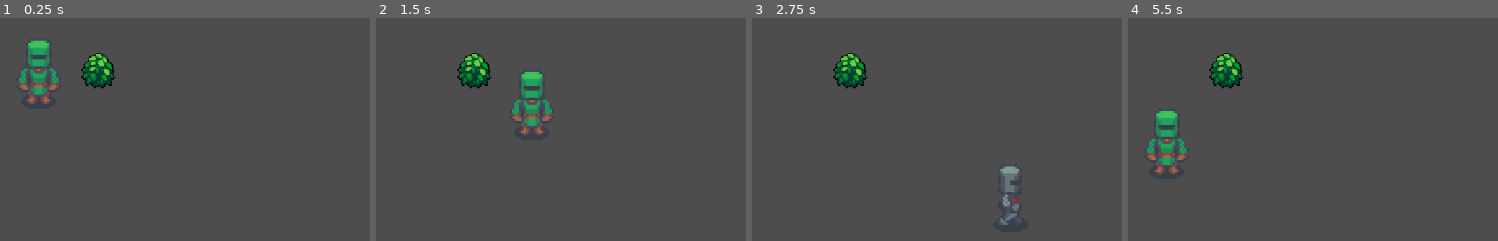
Above: before the commit, frames 1-4 (left to right).
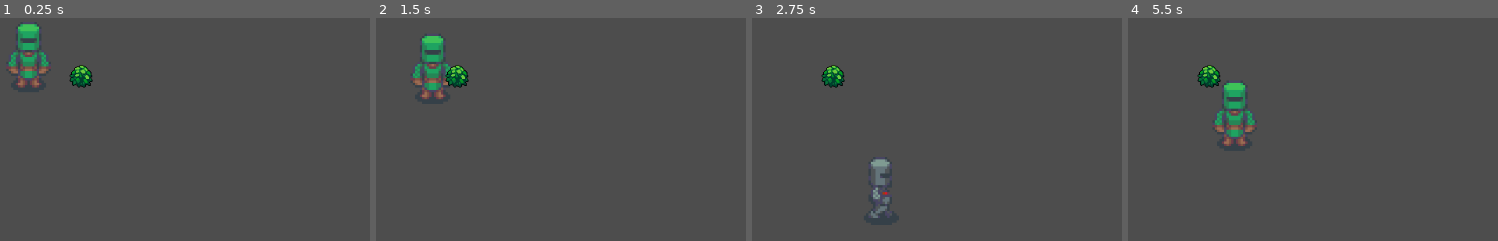
Above: after the commit, the same moments.

Repository: gonlarghero/godot_try
Game: Godot game, scene res://town/town.tscn
The game is run twice, just before and just after one commit, with the same random seed, the same clock (stepped at 60 frames per second) and the same inputs.
Inputs:
- Up to frame 1 (0.25 s): no input
- Up to frame 2 (1.5 s): tap Enter at 0.5 s; hold Right (ui_right) 0.53-1.28 s; hold Down (ui_down) from 1.28 s (still down)
- Up to frame 3 (2.75 s): release Down (ui_down) at 2.03 s; hold Right (ui_right) from 2.03 s (still down)
- Up to frame 4 (5.5 s): release Right (ui_right) at 2.78 s; hold Up (ui_up) 2.78-3.53 s; hold Left (ui_left) 3.53-5.03 s; hold Down (ui_down) from 5.03 s (still down)

The runs differ from the first frame. In frame 1, 3.7% of the frame differs, in the area x 1-32%, y 2-39%; in frame 2, 4.4%; in frame 3, 2.5%; in frame 4, 4.4%, in the area x 4-35%, y 15-70%.

Commit message:
add colission bush

Diff:
--- a/scripts/commons/character/movement.gd
+++ b/scripts/commons/character/movement.gd
@@ -1,17 +1,21 @@
 extends Node
 
 const MAX_SPEED = 200
+const ACCELERATION = 700
+const FRICTION = 700
 
-func move_main_character(character, delta, player_sprite):  # Recibir las referencias como argumentos
+func move_main_character(character, delta):  # Recibir las referencias como argumentos
 	var input_vector = Vector2.ZERO
 	input_vector.x = Input.get_action_strength("ui_right") - Input.get_action_strength("ui_left")
 	input_vector.y = Input.get_action_strength("ui_down") - Input.get_action_strength("ui_up")
+	input_vector = input_vector.normalized()
+
 	if input_vector != Vector2.ZERO:
-		character.velocity = input_vector
+		character.velocity = character.velocity.move_toward(input_vector * MAX_SPEED, ACCELERATION * delta);
 	else:
-		character.velocity = Vector2.ZERO
+		character.velocity = character.velocity.move_toward(Vector2.ZERO, FRICTION * delta)
 
-	character.move_and_collide(character.velocity * delta * MAX_SPEED)
+	character.move_and_slide()
 
 func animate_main_character(character, player_sprite):
 	if character.velocity.x != 0:
--- a/scripts/player/Player.gd
+++ b/scripts/player/Player.gd
@@ -8,6 +8,6 @@
 	map_limit.init_limit(self)
 
 func _physics_process(delta):
-	ch_movement.move_main_character(self, delta, $player_sprite)
+	ch_movement.move_main_character(self, delta)
 	ch_movement.animate_main_character(self, $player_sprite)
 	map_limit.set_limit(self);
--- a/town/town.tscn
+++ b/town/town.tscn
@@ -83,26 +83,31 @@
 }]
 
 [sub_resource type="CapsuleShape2D" id="CapsuleShape2D_gvtep"]
-radius = 20.0
-height = 100.0
+radius = 18.0
+height = 58.0
 
 [node name="Town" type="Node2D"]
 
 [node name="Player" type="CharacterBody2D" parent="."]
-position = Vector2(59, 77)
+position = Vector2(56, 66)
 script = ExtResource("1_8fkx4")
-metadata/_edit_group_ = true
 
 [node name="player_sprite" type="AnimatedSprite2D" parent="Player"]
+position = Vector2(-10, -10)
 sprite_frames = SubResource("SpriteFrames_appos")
 animation = &"idle"
 
 [node name="CollisionShape2D" type="CollisionShape2D" parent="Player"]
-position = Vector2(7, 0)
+position = Vector2(-2, -1)
 shape = SubResource("CapsuleShape2D_gvtep")
 metadata/_edit_group_ = true
 
-[node name="Bush" type="Sprite2D" parent="."]
-position = Vector2(144, 68)
-scale = Vector2(1.4375, 1.5625)
+[node name="StaticBody2D" type="StaticBody2D" parent="."]
+position = Vector2(122, 75)
+metadata/_edit_group_ = true
+
+[node name="CollisionPolygon2D" type="CollisionPolygon2D" parent="StaticBody2D"]
+polygon = PackedVector2Array(-5, -12, -2, -14, 3, -14, 11, -7, 14, -2, 14, 5, 12, 10, 5, 13, -3, 13, -10, 11, -14, 6, -14, -1, -12, -5, -8, -9)
+
+[node name="Sprite2D" type="Sprite2D" parent="StaticBody2D"]
 texture = ExtResource("14_bevu8")
